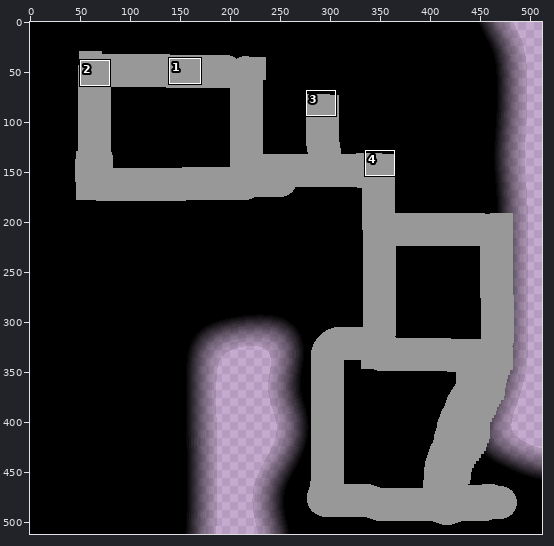
A sprite sheet gets an edit: www/bg.png. The picture above shows the old version from afar; the outline marks the close-up.
Close-up. Before the commit:
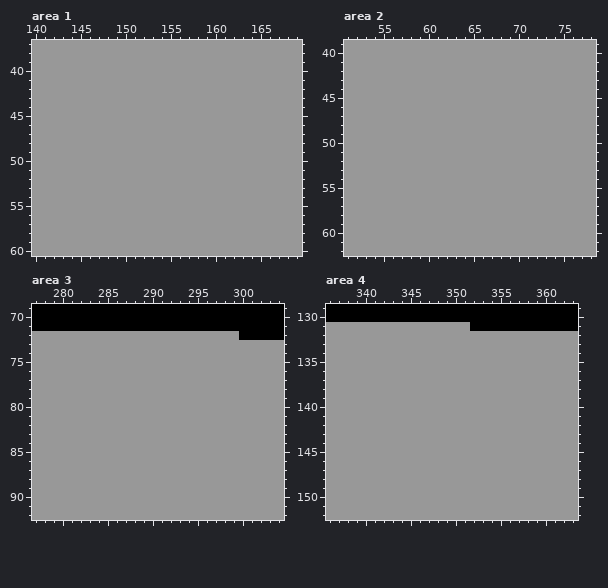
The file is 512x512 pixels. Pixels under 10% opacity are left out. Colours within 5 levels of each other are drawn and written as one. Shown: area 1: x 140..169, y 37..60; area 2: x 51..78, y 39..62; area 3: x 277..304, y 69..92; area 4: x 336..363, y 129..152. The commit also changed other parts of the picture, which this record leaves out.
The same view after the edit:
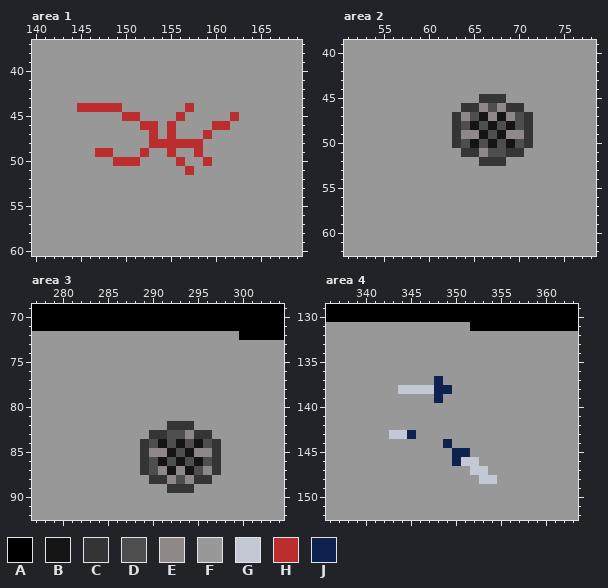
Palette (. is transparent): A #000000  B #141414  C #353535  D #4e4e4e  E #8f8888  F #989898  G #c3c8d4  H #bc2d2d  J #0e2250
Changes in this commit:
--- area 1
@@ x 140..169 @@
 43 FFFFFFFFFFFFFFFFFFFFFFFFFFFFFF
-44 FFFFFFFFFFFFFFFFFFFFFFFFFFFFFF
-45 FFFFFFFFFFFFFFFFFFFFFFFFFFFFFF
-46 FFFFFFFFFFFFFFFFFFFFFFFFFFFFFF
-47 FFFFFFFFFFFFFFFFFFFFFFFFFFFFFF
-48 FFFFFFFFFFFFFFFFFFFFFFFFFFFFFF
-49 FFFFFFFFFFFFFFFFFFFFFFFFFFFFFF
-50 FFFFFFFFFFFFFFFFFFFFFFFFFFFFFF
-51 FFFFFFFFFFFFFFFFFFFFFFFFFFFFFF
+44 FFFFFHHHHHFFFFFFFHFFFFFFFFFFFF
+45 FFFFFFFFFFHHFFFFHFFFFFHFFFFFFF
+46 FFFFFFFFFFFFHHFHFFFFHHFFFFFFFF
+47 FFFFFFFFFFFFFHFHFFFHFFFFFFFFFF
+48 FFFFFFFFFFFFFHHHHHHFFFFFFFFFFF
+49 FFFFFFFHHFFFHFFHFFHFFFFFFFFFFF
+50 FFFFFFFFFHHHFFFFHFFHFFFFFFFFFF
+51 FFFFFFFFFFFFFFFFFHFFFFFFFFFFFF
 52 FFFFFFFFFFFFFFFFFFFFFFFFFFFFFF
--- area 2
@@ x 61..73 @@
 44 FFFFFFFFFFFFF
-45 FFFFFFFFFFFFF
-46 FFFFFFFFFFFFF
-47 FFFFFFFFFFFFF
-48 FFFFFFFFFFFFF
-49 FFFFFFFFFFFFF
-50 FFFFFFFFFFFFF
-51 FFFFFFFFFFFFF
-52 FFFFFFFFFFFFF
+45 FFFFFCCCFFFFF
+46 FFFCCEDECCFFF
+47 FFCEDBEBEDCFF
+48 FFCDBDBDBDCFF
+49 FFCEEBDBEECFF
+50 FFCDBDBDBDCFF
+51 FFFCCEDDCCFFF
+52 FFFFFCCCFFFFF
 53 FFFFFFFFFFFFF
--- area 3
@@ x 287..299 @@
 81 FFFFFFFFFFFFF
-82 FFFFFFFFFFFFF
-83 FFFFFFFFFFFFF
-84 FFFFFFFFFFFFF
-85 FFFFFFFFFFFFF
-86 FFFFFFFFFFFFF
-87 FFFFFFFFFFFFF
-88 FFFFFFFFFFFFF
-89 FFFFFFFFFFFFF
+82 FFFFFCCCFFFFF
+83 FFFCCDDECCFFF
+84 FFCDBDBDBDCFF
+85 FFCEEBDBEECFF
+86 FFCDBDBDBDCFF
+87 FFCDEBEBDECFF
+88 FFFCCEDECCFFF
+89 FFFFFCCCFFFFF
 90 FFFFFFFFFFFFF
--- area 4
@@ x 342..351 @@
 136 FFFFFFFFFF
-137 FFFFFFFFFF
-138 FFFFFFFFFF
-139 FFFFFFFFFF
+137 FFFFFFJFFF
+138 FFGGGGJJFF
+139 FFFFFFJFFF
 140 FFFFFFFFFF
@@ x 341..356 @@
 142 FFFFFFFFFFFFFFFF
-143 FFFFFFFFFFFFFFFF
-144 FFFFFFFFFFFFFFFF
-145 FFFFFFFFFFFFFFFF
-146 FFFFFFFFFFFFFFFF
-147 FFFFFFFFFFFFFFFF
-148 FFFFFFFFFFFFFFFF
+143 FFGGJFFFFFFFFFFF
+144 FFFFFFFFJFFFFFFF
+145 FFFFFFFFFJJFFFFF
+146 FFFFFFFFFJGGFFFF
+147 FFFFFFFFFFFGGFFF
+148 FFFFFFFFFFFFGGFF
 149 FFFFFFFFFFFFFFFF
Where, in picture pixels (left, top, right, bottom), the same in both close-ups:
changed: (77, 103, 239, 175)
changed: (452, 94, 533, 166)
changed: (140, 421, 221, 493)
changed: (389, 376, 497, 484)
